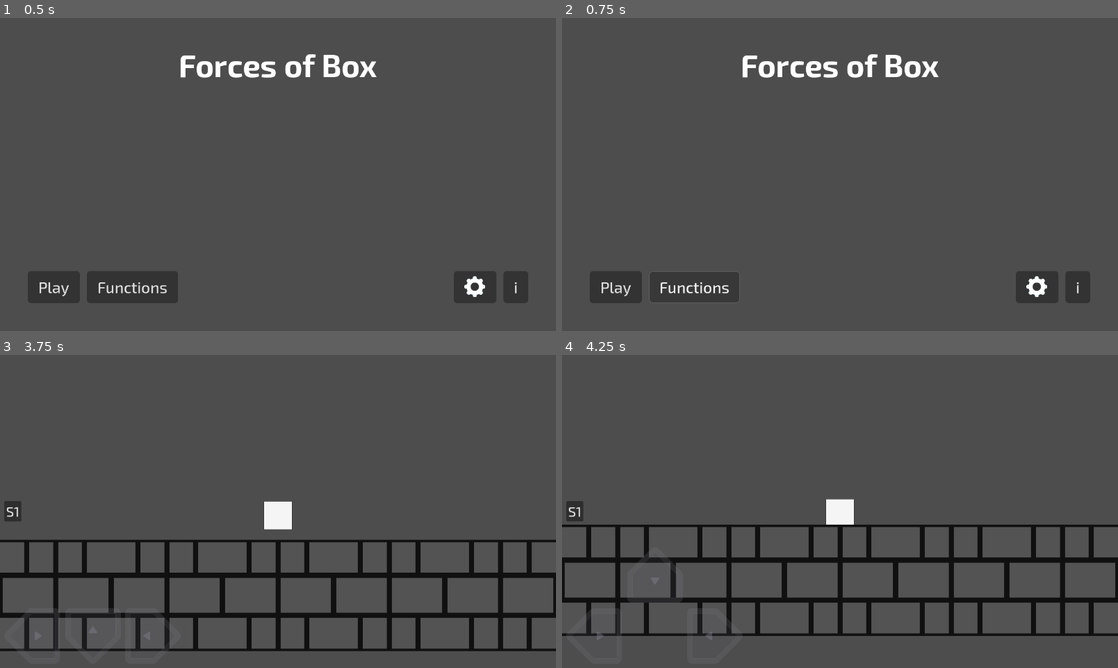
Above: before the commit, frames 1-4 (two rows, left to right).
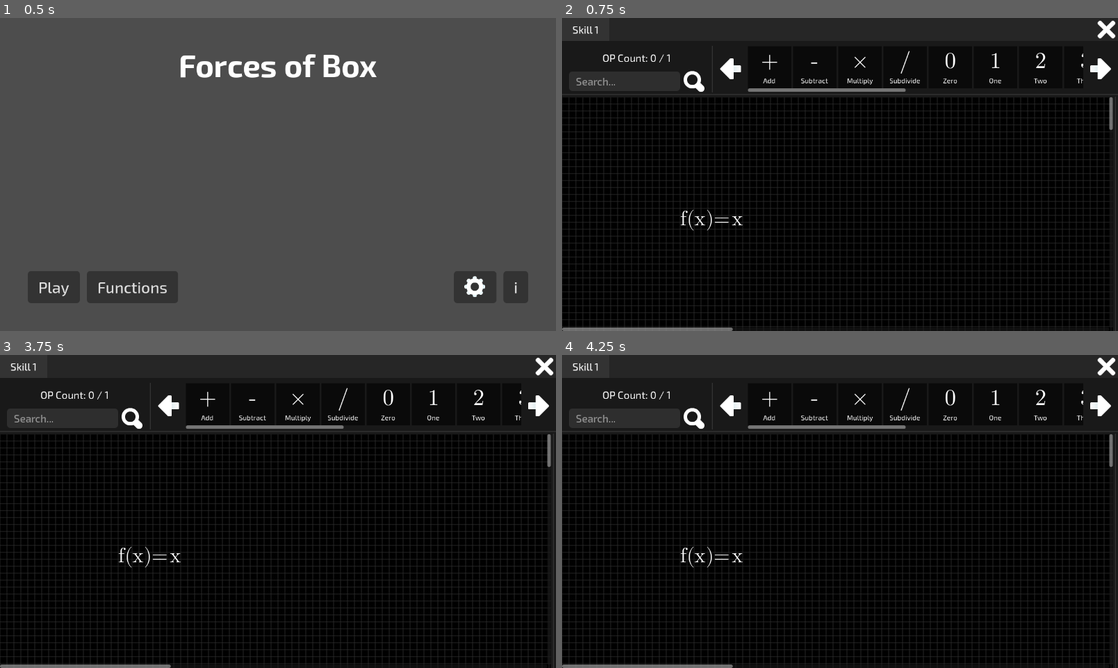
Above: after the commit, the same moments.

Repository: riizlaah/forces-of-box
Game: Godot game, scene res://scenes/main_menu.tscn
Two runs of this game, one before a commit and one after it. Both use one fixed random seed, a clock stepped at 60 frames per second and the inputs below.
Inputs (mouse positions are in pixels of both pictures, inside the frame that each line leads up to):
- Up to frame 1 (0.5 s): no input
- Up to frame 2 (0.75 s): click "Functions" at 0.5 s
- Up to frame 3 (3.75 s): click (133, 417) at 1.27 s; click (166, 405) at 2.02 s; click (539, 405) at 2.77 s; click (55, 624) at 3.5 s, where only the run before the commit has a clickable "Play"
- Up to frame 4 (4.25 s): no input

Frame 1 is identical in both runs. In frame 2, 100% of the frame differs, in the area x 0-100%, y 0-100%; in frame 3, 92%; in frame 4, 92%.

Commit message:
add: drag n drop formula builder pt. 1

Diff:
--- a/assets/godot_res/themes/main.tres
+++ b/assets/godot_res/themes/main.tres
@@ -1,6 +1,7 @@
-[gd_resource type="Theme" load_steps=17 format=3 uid="uid://crc76siuhl1o3"]
+[gd_resource type="Theme" load_steps=18 format=3 uid="uid://crc76siuhl1o3"]
 
 [ext_resource type="FontFile" uid="uid://bmubmb6qxmmmi" path="res://assets/fonts/Exo2-Medium.ttf" id="1_yjbaf"]
+[ext_resource type="FontFile" uid="uid://dlvevl5tkh2nx" path="res://assets/fonts/Exo2-Regular.ttf" id="2_a58lo"]
 
 [sub_resource type="StyleBoxFlat" id="StyleBoxFlat_a58lo"]
 content_margin_left = 24.0
@@ -139,6 +140,7 @@
 Button/styles/normal = SubResource("StyleBoxFlat_twlnn")
 Button/styles/pressed = SubResource("StyleBoxFlat_njmdw")
 HSeparator/styles/separator = SubResource("StyleBoxLine_yjbaf")
+Label/fonts/font = ExtResource("2_a58lo")
 LineEdit/font_sizes/font_size = 24
 LineEdit/fonts/font = ExtResource("1_yjbaf")
 LineEdit/styles/focus = SubResource("StyleBoxFlat_gdqj8")
--- /dev/null
+++ b/assets/godot_res/themes/math_font.tres
@@ -0,0 +1,7 @@
+[gd_resource type="Theme" load_steps=2 format=3 uid="uid://cdfoekad7tsrx"]
+
+[ext_resource type="FontFile" uid="uid://dx42t464uoa8o" path="res://assets/fonts/latinmodern-math.otf" id="1_eiwrx"]
+
+[resource]
+Label/font_sizes/font_size = 16
+Label/fonts/font = ExtResource("1_eiwrx")
--- a/scenes/function_editor.tscn
+++ b/scenes/function_editor.tscn
@@ -1,9 +1,16 @@
-[gd_scene load_steps=7 format=3 uid="uid://28t7kcmiqbt4"]
+[gd_scene load_steps=14 format=3 uid="uid://28t7kcmiqbt4"]
 
+[ext_resource type="Script" uid="uid://wx2fs1n46gsx" path="res://scripts/function_editor/f_toolbar.gd" id="1_0spem"]
 [ext_resource type="Texture2D" uid="uid://d00wdfqisfitt" path="res://assets/black-grid.jpg" id="1_2yhh1"]
 [ext_resource type="Texture2D" uid="uid://cmkrolah68oud" path="res://assets/icons-default.png" id="1_hla8g"]
 [ext_resource type="Theme" uid="uid://crc76siuhl1o3" path="res://assets/godot_res/themes/main.tres" id="2_6wip8"]
-[ext_resource type="PackedScene" uid="uid://ckxvog3ity17k" path="res://scenes/math_components/add.tscn" id="3_6wip8"]
+[ext_resource type="Theme" uid="uid://cdfoekad7tsrx" path="res://assets/godot_res/themes/math_font.tres" id="5_2urck"]
+[ext_resource type="Script" uid="uid://cdaqsy25qlsb5" path="res://scripts/function_editor/bg_blueprint.gd" id="5_3b5a2"]
+[ext_resource type="Script" uid="uid://cw003mn6y2m00" path="res://scripts/function_editor/f_display.gd" id="5_dyi4p"]
+[ext_resource type="Script" uid="uid://chxjgp0br5y8i" path="res://scripts/function_editor/math_lb.gd" id="6_q1hn5"]
+[ext_resource type="Script" uid="uid://cgjkgnislfwr6" path="res://scripts/function_editor/f_builder.gd" id="9_syamy"]
+[ext_resource type="FontFile" uid="uid://dx42t464uoa8o" path="res://assets/fonts/latinmodern-math.otf" id="9_xdvwm"]
+[ext_resource type="Script" uid="uid://dnv62j77w2lcp" path="res://scripts/function_editor/f_builder_spacer.gd" id="11_syamy"]
 
 [sub_resource type="AtlasTexture" id="AtlasTexture_hla8g"]
 atlas = ExtResource("1_hla8g")
@@ -25,16 +32,33 @@
 custom_minimum_size = Vector2(0, 8)
 layout_mode = 2
 
-[node name="Hbox" type="HBoxContainer" parent="."]
+[node name="Toolbar" type="HBoxContainer" parent="."]
 layout_mode = 2
 size_flags_vertical = 4
 theme_override_constants/separation = 16
+script = ExtResource("1_0spem")
 
-[node name="Control2" type="Control" parent="Hbox"]
+[node name="Control2" type="Control" parent="Toolbar"]
 custom_minimum_size = Vector2(0, 4)
 layout_mode = 2
 
-[node name="LineEdit" type="LineEdit" parent="Hbox"]
+[node name="Vbox" type="VBoxContainer" parent="Toolbar"]
+layout_mode = 2
+
+[node name="OpCount" type="Label" parent="Toolbar/Vbox"]
+layout_mode = 2
+size_flags_vertical = 3
+theme = ExtResource("2_6wip8")
+theme_override_font_sizes/font_size = 24
+text = "OP Count: 0 / 1"
+horizontal_alignment = 1
+vertical_alignment = 1
+
+[node name="Hbox" type="HBoxContainer" parent="Toolbar/Vbox"]
+layout_mode = 2
+theme_override_constants/separation = 8
+
+[node name="LineEdit" type="LineEdit" parent="Toolbar/Vbox/Hbox"]
 custom_minimum_size = Vector2(256, 0)
 layout_mode = 2
 size_flags_horizontal = 4
@@ -42,18 +66,18 @@
 theme = ExtResource("2_6wip8")
 placeholder_text = "Search..."
 
-[node name="TextureButton" type="TextureButton" parent="Hbox"]
+[node name="TextureButton" type="TextureButton" parent="Toolbar/Vbox/Hbox"]
 layout_mode = 2
 size_flags_horizontal = 4
 size_flags_vertical = 4
 theme = ExtResource("2_6wip8")
 texture_normal = SubResource("AtlasTexture_hla8g")
 
-[node name="VSeparator" type="VSeparator" parent="Hbox"]
+[node name="VSeparator" type="VSeparator" parent="Toolbar"]
 layout_mode = 2
 theme = ExtResource("2_6wip8")
 
-[node name="TextureButton2" type="TextureButton" parent="Hbox"]
+[node name="TextureButton2" type="TextureButton" parent="Toolbar"]
 layout_mode = 2
 size_flags_horizontal = 4
 size_flags_vertical = 4
@@ -61,29 +85,26 @@
 texture_normal = SubResource("AtlasTexture_6wip8")
 flip_h = true
 
-[node name="SCont" type="ScrollContainer" parent="Hbox"]
+[node name="SCont" type="ScrollContainer" parent="Toolbar"]
 layout_mode = 2
 size_flags_horizontal = 3
 horizontal_scroll_mode = 2
 vertical_scroll_mode = 0
 
-[node name="Hbox" type="HBoxContainer" parent="Hbox/SCont"]
+[node name="MathComps" type="HBoxContainer" parent="Toolbar/SCont"]
 custom_minimum_size = Vector2(5, 5)
 layout_mode = 2
 size_flags_horizontal = 3
 size_flags_vertical = 3
 
-[node name="Add" parent="Hbox/SCont/Hbox" instance=ExtResource("3_6wip8")]
-layout_mode = 2
-
-[node name="TextureButton3" type="TextureButton" parent="Hbox"]
+[node name="TextureButton3" type="TextureButton" parent="Toolbar"]
 layout_mode = 2
 size_flags_horizontal = 4
 size_flags_vertical = 4
 theme = ExtResource("2_6wip8")
 texture_normal = SubResource("AtlasTexture_6wip8")
 
-[node name="Control3" type="Control" parent="Hbox"]
+[node name="Control3" type="Control" parent="Toolbar"]
 custom_minimum_size = Vector2(0, 4)
 layout_mode = 2
 
@@ -107,6 +128,41 @@
 texture = ExtResource("1_2yhh1")
 expand_mode = 1
 stretch_mode = 1
+script = ExtResource("5_3b5a2")
+
+[node name="Function" type="HBoxContainer" parent="Hbox2/ScrollContainer/TextureRect"]
+layout_mode = 1
+offset_left = 256.0
+offset_top = 256.0
+offset_right = 415.0
+offset_bottom = 289.0
+script = ExtResource("5_dyi4p")
+
+[node name="Label" type="Label" parent="Hbox2/ScrollContainer/TextureRect/Function"]
+layout_mode = 2
+theme = ExtResource("5_2urck")
+theme_override_font_sizes/font_size = 48
+text = " f(x)="
+
+[node name="Hbox" type="HBoxContainer" parent="Hbox2/ScrollContainer/TextureRect/Function"]
+layout_mode = 2
+script = ExtResource("9_syamy")
+
+[node name="MathDisplayLabel" type="Label" parent="Hbox2/ScrollContainer/TextureRect/Function/Hbox"]
+layout_mode = 2
+theme_override_fonts/font = ExtResource("9_xdvwm")
+theme_override_font_sizes/font_size = 48
+text = "x"
+script = ExtResource("6_q1hn5")
+displayed_str = "x"
+interpreted_str = "x"
+type = 1
+metadata/_custom_type_script = "uid://chxjgp0br5y8i"
+
+[node name="Spacer" type="Control" parent="Hbox2/ScrollContainer/TextureRect/Function/Hbox"]
+custom_minimum_size = Vector2(48, 0)
+layout_mode = 2
+script = ExtResource("11_syamy")
 
 [node name="VSeparator" type="VSeparator" parent="Hbox2"]
 layout_mode = 2
--- a/scenes/functions.tscn
+++ b/scenes/functions.tscn
@@ -1,7 +1,12 @@
-[gd_scene load_steps=3 format=3 uid="uid://b63ghwich3wj"]
+[gd_scene load_steps=5 format=3 uid="uid://b63ghwich3wj"]
 
 [ext_resource type="Theme" uid="uid://crc76siuhl1o3" path="res://assets/godot_res/themes/main.tres" id="1_ko02k"]
 [ext_resource type="PackedScene" uid="uid://28t7kcmiqbt4" path="res://scenes/function_editor.tscn" id="2_prlwn"]
+[ext_resource type="Texture2D" uid="uid://cmkrolah68oud" path="res://assets/icons-default.png" id="3_fvv6x"]
+
+[sub_resource type="AtlasTexture" id="AtlasTexture_jr53i"]
+atlas = ExtResource("3_fvv6x")
+region = Rect2(200, 50, 48, 48)
 
 [node name="Control" type="Control"]
 layout_mode = 3
@@ -23,3 +28,17 @@
 
 [node name="Skill 1" parent="TabContainer" instance=ExtResource("2_prlwn")]
 layout_mode = 2
+
+[node name="Close" type="TextureButton" parent="."]
+layout_mode = 1
+anchors_preset = 1
+anchor_left = 1.0
+anchor_right = 1.0
+offset_left = -47.0
+offset_top = 6.0
+offset_right = -6.0
+offset_bottom = 47.0
+grow_horizontal = 0
+texture_normal = SubResource("AtlasTexture_jr53i")
+ignore_texture_size = true
+stretch_mode = 0
--- a/scenes/math_components/add.tscn
+++ b/scenes/math_editor_comp.tscn
@@ -2,11 +2,11 @@
 
 [ext_resource type="Theme" uid="uid://crc76siuhl1o3" path="res://assets/godot_res/themes/main.tres" id="1_5ckr5"]
 [ext_resource type="FontFile" uid="uid://dx42t464uoa8o" path="res://assets/fonts/latinmodern-math.otf" id="2_10pfm"]
-[ext_resource type="Script" uid="uid://bxwl4h44krem0" path="res://scripts/base_mcomponent.gd" id="2_emkyg"]
+[ext_resource type="Script" uid="uid://bxwl4h44krem0" path="res://scripts/function_editor/math_editor_comp.gd" id="2_emkyg"]
 [ext_resource type="FontFile" uid="uid://dlvevl5tkh2nx" path="res://assets/fonts/Exo2-Regular.ttf" id="3_emkyg"]
 
-[node name="Add" type="PanelContainer"]
-custom_minimum_size = Vector2(88, 88)
+[node name="MathEditorComponent" type="PanelContainer"]
+custom_minimum_size = Vector2(100, 88)
 theme = ExtResource("1_5ckr5")
 script = ExtResource("2_emkyg")
 
@@ -14,17 +14,17 @@
 layout_mode = 2
 theme_override_constants/separation = 8
 
-[node name="Label" type="Label" parent="Vbox"]
+[node name="Icon" type="Label" parent="Vbox"]
 layout_mode = 2
 theme_override_fonts/font = ExtResource("2_10pfm")
-theme_override_font_sizes/font_size = 48
+theme_override_font_sizes/font_size = 52
 text = "+"
 horizontal_alignment = 1
 vertical_alignment = 1
 
-[node name="Label2" type="Label" parent="Vbox"]
+[node name="Desc" type="Label" parent="Vbox"]
 layout_mode = 2
 theme_override_fonts/font = ExtResource("3_emkyg")
-theme_override_font_sizes/font_size = 12
-text = "Add"
+theme_override_font_sizes/font_size = 16
+text = "X Variable"
 horizontal_alignment = 1
--- a/scripts/base_mcomponent.gd
+++ /dev/null
@@ -1,11 +0,0 @@
-extends PanelContainer
-
-
-# Called when the node enters the scene tree for the first time.
-func _ready() -> void:
-	pass # Replace with function body.
-
-
-# Called every frame. 'delta' is the elapsed time since the previous frame.
-func _process(delta: float) -> void:
-	pass
--- /dev/null
+++ b/scripts/function_editor/bg_blueprint.gd
@@ -0,0 +1,13 @@
+extends TextureRect
+
+func _can_drop_data(at_position: Vector2, data: Variant) -> bool:
+	if data is not String: return false
+	if !data.begins_with("f_"): return false
+	return true
+
+func _drop_data(at_position: Vector2, data: Variant) -> void:
+	if data is String:
+		data = data.trim_prefix("f_")
+		var node: FunctionDisplay = get_node(data)
+		node.position = at_position
+		node.modulate = Color.WHITE
--- /dev/null
+++ b/scripts/function_editor/f_builder.gd
@@ -0,0 +1,20 @@
+class_name FBuilder
+extends HBoxContainer
+
+@onready var toolbar: FunctionToolbar = $"../../../../../Toolbar"
+@onready var spacer: FBUilderSpacer = $Spacer
+
+
+func _can_drop_data(at_position: Vector2, data: Variant) -> bool:
+	if data is not MathDisplayLabel: return false
+	if data.type == MathDisplayLabel.Type.OPERATOR and toolbar.curr_operator == toolbar.max_operator: return false
+	return true
+
+func _drop_data(at_position: Vector2, data: Variant) -> void:
+	if data is MathDisplayLabel:
+		spacer.hide()
+		if data.type == MathDisplayLabel.Type.OPERATOR: toolbar.curr_operator += 1
+		add_child(data)
+		await get_tree().create_timer(0.1).timeout
+		move_child(spacer, get_child_count() - 1)
+		spacer.show()
--- /dev/null
+++ b/scripts/function_editor/f_builder_spacer.gd
@@ -0,0 +1,13 @@
+class_name FBUilderSpacer
+extends Control
+
+var parent: FBuilder
+
+func _ready() -> void:
+	parent = get_parent()
+
+func _can_drop_data(at_position: Vector2, data: Variant) -> bool:
+	return parent._can_drop_data(at_position, data)
+
+func _drop_data(at_position: Vector2, data: Variant) -> void:
+	await parent._drop_data(at_position, data)
--- /dev/null
+++ b/scripts/function_editor/f_display.gd
@@ -0,0 +1,7 @@
+class_name FunctionDisplay
+extends HBoxContainer
+
+func _get_drag_data(at_position: Vector2) -> Variant:
+	set_drag_preview(duplicate())
+	modulate = Color("ffffff96")
+	return str("f_" + name)
--- /dev/null
+++ b/scripts/function_editor/f_toolbar.gd
@@ -0,0 +1,123 @@
+class_name FunctionToolbar
+extends HBoxContainer
+
+const MATH_EDITOR_COMP = preload("uid://ckxvog3ity17k")
+const BASE_MATH_COMPS := [
+	{
+		"display": "+",
+		"interpreted": "+",
+		"desc": "Add",
+		"type": MathDisplayLabel.Type.OPERATOR
+	},
+	{
+		"display": "-",
+		"interpreted": "-",
+		"desc": "Subtract",
+		"type": MathDisplayLabel.Type.OPERATOR
+	},
+	{
+		"display": "×",
+		"interpreted": "*",
+		"desc": "Multiply",
+		"type": MathDisplayLabel.Type.OPERATOR
+	},
+	{
+		"display": "/",
+		"interpreted": "/",
+		"desc": "Subdivide",
+		"type": MathDisplayLabel.Type.OPERATOR
+	},
+	{
+		"display": "0",
+		"interpreted": "0",
+		"desc": "Zero",
+		"type": MathDisplayLabel.Type.CONSTANT
+	},
+	{
+		"display": "1",
+		"interpreted": "1",
+		"desc": "One",
+		"type": MathDisplayLabel.Type.CONSTANT
+	},
+	{
+		"display": "2",
+		"interpreted": "2",
+		"desc": "Two",
+		"type": MathDisplayLabel.Type.CONSTANT
+	},
+	{
+		"display": "3",
+		"interpreted": "3",
+		"desc": "Three",
+		"type": MathDisplayLabel.Type.CONSTANT
+	},
+	{
+		"display": "4",
+		"interpreted": "4",
+		"desc": "Four",
+		"type": MathDisplayLabel.Type.CONSTANT
+	},
+	{
+		"display": "5",
+		"interpreted": "5",
+		"desc": "Five",
+		"type": MathDisplayLabel.Type.CONSTANT
+	},
+	{
+		"display": "6",
+		"interpreted": "6",
+		"desc": "Six",
+		"type": MathDisplayLabel.Type.CONSTANT
+	},
+	{
+		"display": "7",
+		"interpreted": "7",
+		"desc": "Seven",
+		"type": MathDisplayLabel.Type.CONSTANT
+	},
+	{
+		"display": "8",
+		"interpreted": "8",
+		"desc": "Eight",
+		"type": MathDisplayLabel.Type.CONSTANT
+	},
+	{
+		"display": "9",
+		"interpreted": "9",
+		"desc": "Nine",
+		"type": MathDisplayLabel.Type.CONSTANT
+	},
+	{
+		"display": "x",
+		"interpreted": "x",
+		"desc": "X Variable",
+		"type": MathDisplayLabel.Type.VARIABLE
+	},
+	{
+		"display": "y",
+		"interpreted": "y",
+		"desc": "Y Variable",
+		"type": MathDisplayLabel.Type.VARIABLE
+	},
+]
+
+@onready var math_comps_node: HBoxContainer = $SCont/MathComps
+@onready var op_count: Label = $Vbox/OpCount
+
+var max_operator := 1
+var curr_operator := 0:
+	set(n):
+		curr_operator = n
+		if !is_instance_valid(op_count): return
+		op_count.text = "OP Count %d / %d" % [curr_operator, max_operator]
+
+func _ready() -> void:
+	for item in BASE_MATH_COMPS: create_math_component(item)
+
+func create_math_component(data: Dictionary):
+	var mec: MathEditorComp = MATH_EDITOR_COMP.instantiate()
+	mec.displayed_str = data.display
+	mec.interpreted_str = data.interpreted
+	mec.desc = data.desc
+	mec.type = data.type
+	math_comps_node.add_child(mec)
--- /dev/null
+++ b/scripts/function_editor/math_editor_comp.gd
@@ -0,0 +1,23 @@
+class_name MathEditorComp
+extends PanelContainer
+
+@export var displayed_str := "+"
+@export var interpreted_str := "+"
+@export var desc := "Add"
+@export var type := MathDisplayLabel.Type.OPERATOR
+
+@onready var icon_n: Label = $Vbox/Icon
+@onready var desc_n: Label = $Vbox/Desc
+
+
+func _ready() -> void:
+	icon_n.text = displayed_str
+	desc_n.text = desc
+
+func _get_drag_data(_pos: Vector2) -> Variant:
+	var mlb = MathDisplayLabel.new()
+	mlb.displayed_str = displayed_str
+	mlb.interpreted_str = interpreted_str
+	mlb.type = type
+	set_drag_preview(mlb.duplicate())
+	return mlb
--- /dev/null
+++ b/scripts/function_editor/math_lb.gd
@@ -0,0 +1,12 @@
+class_name MathDisplayLabel
+extends Label
+
+@export var displayed_str := "+"
+@export var interpreted_str := "+"
+enum Type {CONSTANT, VARIABLE, OPERATOR}
+@export var type: Type = Type.CONSTANT
+
+func _ready() -> void:
+	text = displayed_str
+	theme = preload("uid://cdfoekad7tsrx")
+	add_theme_font_size_override("font_size", 48)
--- a/scripts/main_menu.gd
+++ b/scripts/main_menu.gd
@@ -1,7 +1,9 @@
 extends Control
 
 
-const TEST_LEVEL = preload("res://scenes/test_level.tscn")
+const TEST_LEVEL = preload("uid://c833ybfa81h5s")
+const FUNCTIONS = preload("uid://b63ghwich3wj")
+
 
 # Called when the node enters the scene tree for the first time.
 func _ready() -> void:
@@ -10,14 +12,11 @@
 func _on_play_pressed() -> void:
 	get_tree().change_scene_to_packed(TEST_LEVEL)
 
-
 func _on_functions_pressed() -> void:
-	pass # Replace with function body.
-
+	get_tree().change_scene_to_packed(FUNCTIONS)
 
 func _on_setting_pressed() -> void:
 	pass # Replace with function body.
 
-
 func _on_info_pressed() -> void:
 	pass # Replace with function body.
Not shown, changed: assets/style-g-large.png.import
Not shown, added: scripts/function_editor/bg_blueprint.gd.uid
Not shown, added: scripts/function_editor/f_builder.gd.uid
Not shown, added: scripts/function_editor/f_builder_spacer.gd.uid
Not shown, added: scripts/function_editor/f_display.gd.uid
Not shown, added: scripts/function_editor/f_toolbar.gd.uid
Renamed: scripts/base_mcomponent.gd.uid -> scripts/function_editor/math_editor_comp.gd.uid
Not shown, added: scripts/function_editor/math_lb.gd.uid
